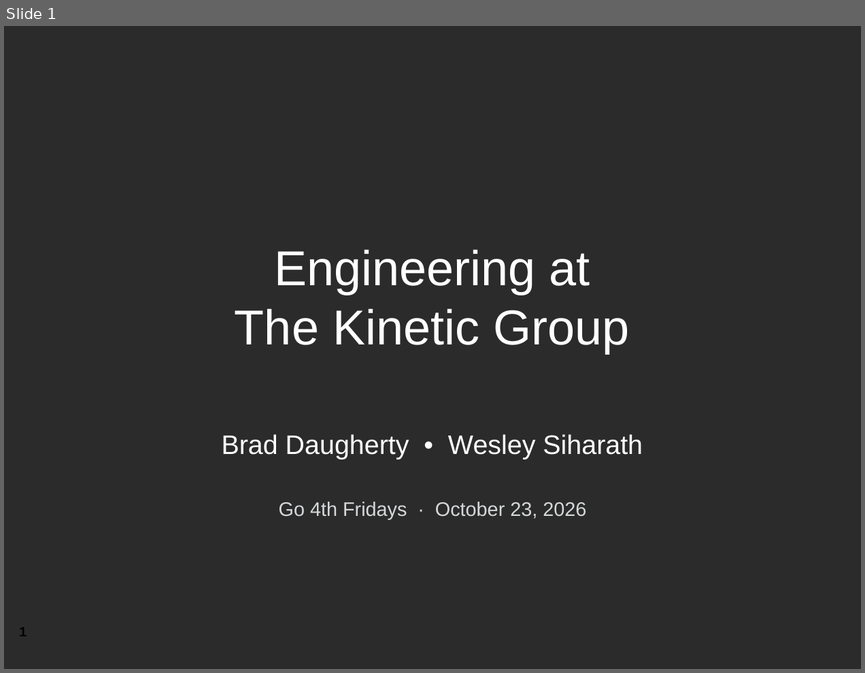
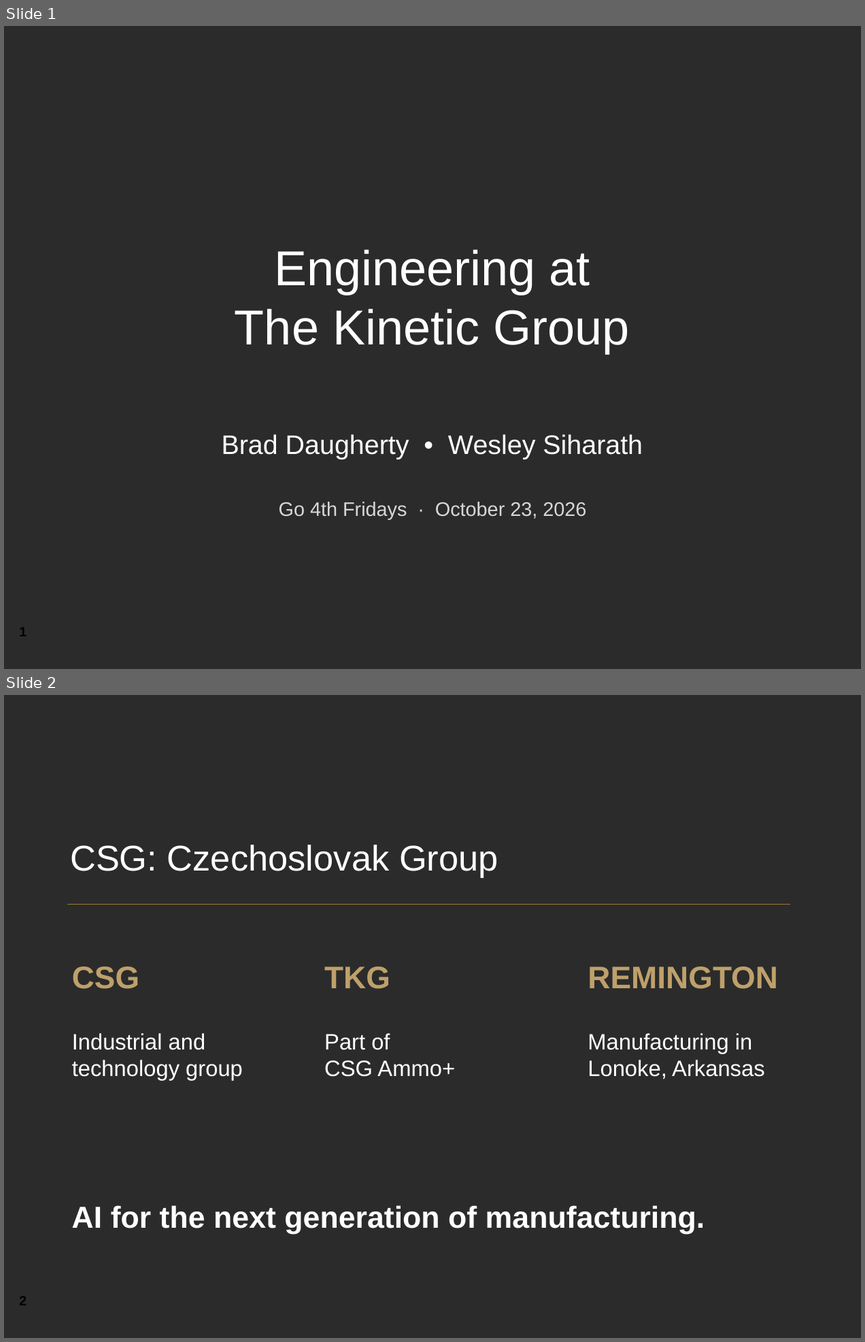
Before and after one commit to YeChamo/part-tracking-demo-ualr, a slide deck: docs/presentation/Engineering_at_The_Kinetic_Group.pptx. Shown one above the other, each under a label of ours: slide 1 before the commit, slides 1 and 2 after it. The pictures are 865x673 and 865x1342 pixels, drawn with LibreOffice and Linux fonts; fonts in the diff are those of the drawing; background and template pictures are left out; a plain dark background stands for a picture behind light text. Boxes give left, top, right and bottom in pixels: in the first picture for what was removed or moved away, otherwise in the second. Text is boxed around its words. In the diff, an @@ line names an element or a change of style, - is before the commit and + after.

```diff
--- a/docs/presentation/Engineering_at_The_Kinetic_Group.pptx
+++ b/docs/presentation/Engineering_at_The_Kinetic_Group.pptx
@@ slide 2 added at bbox=[4, 695, 861, 1338], background picture (left out) @@
@@ text added at bbox=[70, 845, 498, 878], 30 pt, text #FFFFFF @@
+CSG: Czechoslovak Group
@@ line added from (67, 904) to (791, 904), #9D7C2F 0.75 pt @@
@@ text added at bbox=[72, 966, 139, 989], 26.2 pt, text #BEA06A, bold @@
+CSG
@@ text added at bbox=[324, 966, 390, 989], 26.2 pt, text #BEA06A, bold @@
+TKG
@@ text added at bbox=[587, 966, 778, 989], 26.2 pt, text #BEA06A, bold @@
+REMINGTON
@@ text added at bbox=[72, 1033, 243, 1081], 18.8 pt, text #FFFFFF @@
+Industrial and
+technology group
@@ text added at bbox=[324, 1033, 455, 1076], 18.8 pt, text #FFFFFF @@
+Part of
+CSG Ammo+
@@ text added at bbox=[587, 1033, 764, 1079], 18.8 pt, text #FFFFFF @@
+Manufacturing in
+Lonoke, Arkansas
@@ text added at bbox=[72, 1205, 705, 1234], 25.5 pt, text #FFFFFF, bold @@
+AI for the next generation of manufacturing.
@@ text added at bbox=[19, 1296, 26, 1305], 11.2 pt, text #000000, bold @@
+2
```
Also in this commit, not shown: 14 slides changed, 1 other slide added, 1 slide removed, 7 other files.
